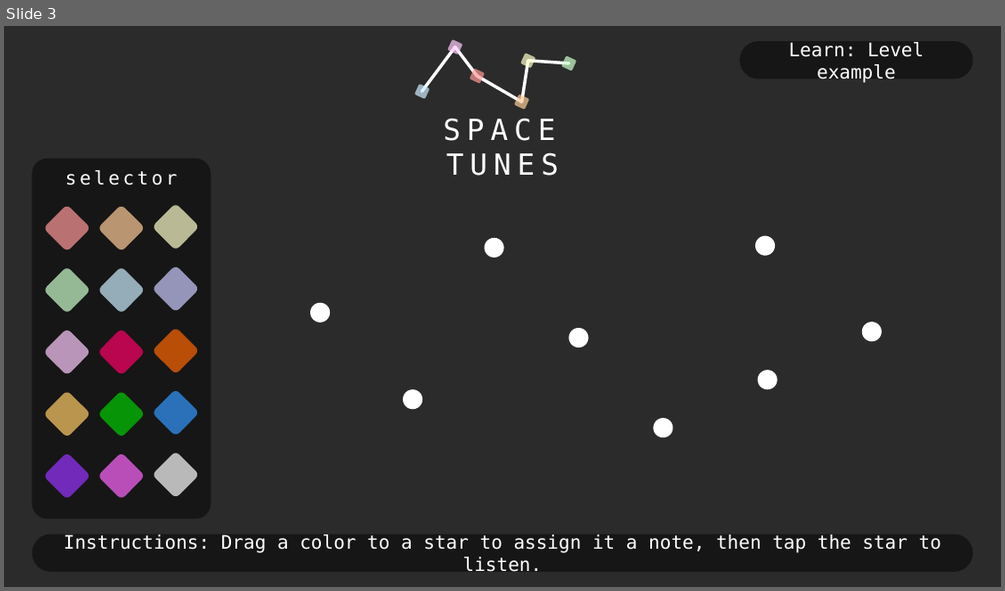
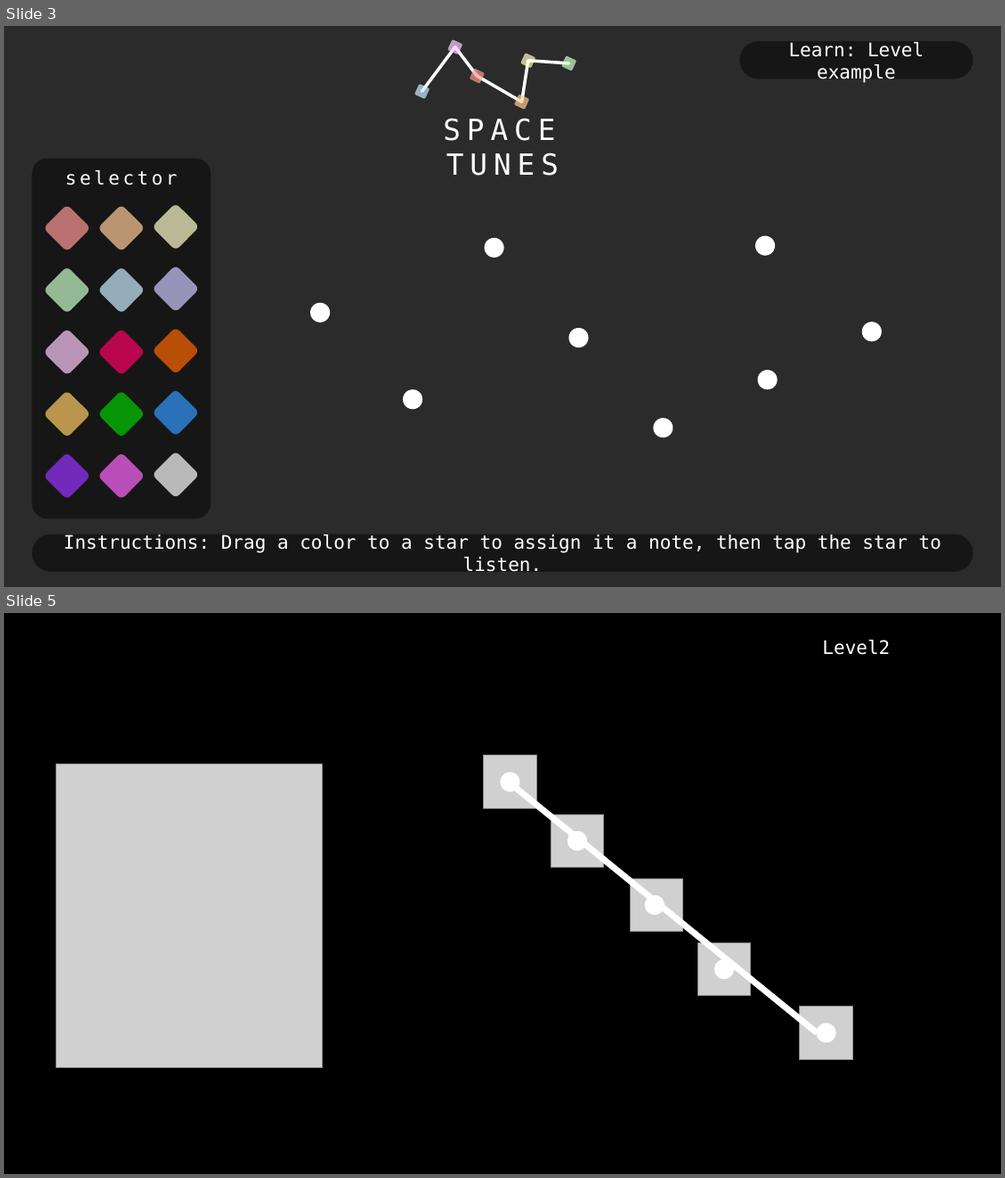
Before and after one commit to jaimecantu/hackmit2020, a slide deck: interface.pptx. Shown one above the other, each under a label of ours: slide 3 before the commit, slides 3 and 5 after it; the slides between them are not shown. The pictures are 1005x591 and 1005x1178 pixels, drawn with LibreOffice and Linux fonts; fonts in the diff are those of the drawing; grey boxes stand for pictures; background and template pictures are left out; a plain dark background stands for a picture behind light text. Boxes give left, top, right and bottom in pixels: in the first picture for what was removed or moved away, otherwise in the second. Text is boxed around its words. In the diff, an @@ line names an element or a change of style, - is before the commit and + after.

Commit message:
Updated level design sketch

```diff
--- a/interface.pptx
+++ b/interface.pptx
@@ slide 5 added at bbox=[4, 613, 1001, 1174], background #000000 @@
@@ text added at bbox=[822, 640, 890, 655], 18 pt, text #FFFFFF @@
+Level2
@@ picture added at bbox=[57, 764, 322, 1067] @@
@@ picture added at bbox=[484, 755, 536, 808] @@
@@ ellipse added at bbox=[501, 772, 519, 791], fill #FFFFFF, outline #FFFFFF 1 pt @@
@@ line added from (517, 788) to (817, 1032), #FFFFFF 6 pt @@
@@ picture added at bbox=[550, 814, 604, 868] @@
@@ ellipse added at bbox=[568, 831, 587, 850], fill #FFFFFF, outline #FFFFFF 1 pt @@
@@ picture added at bbox=[630, 878, 683, 932] @@
@@ ellipse added at bbox=[646, 896, 664, 915], fill #FFFFFF, outline #FFFFFF 1 pt @@
@@ picture added at bbox=[698, 943, 751, 996] @@
@@ ellipse added at bbox=[715, 960, 734, 979], fill #FFFFFF, outline #FFFFFF 1 pt @@
@@ picture added at bbox=[800, 1006, 853, 1060] @@
@@ ellipse added at bbox=[817, 1023, 835, 1042], fill #FFFFFF, outline #FFFFFF 1 pt @@
```
Also in this commit, not shown: 5 other slides added, 3 other files.
